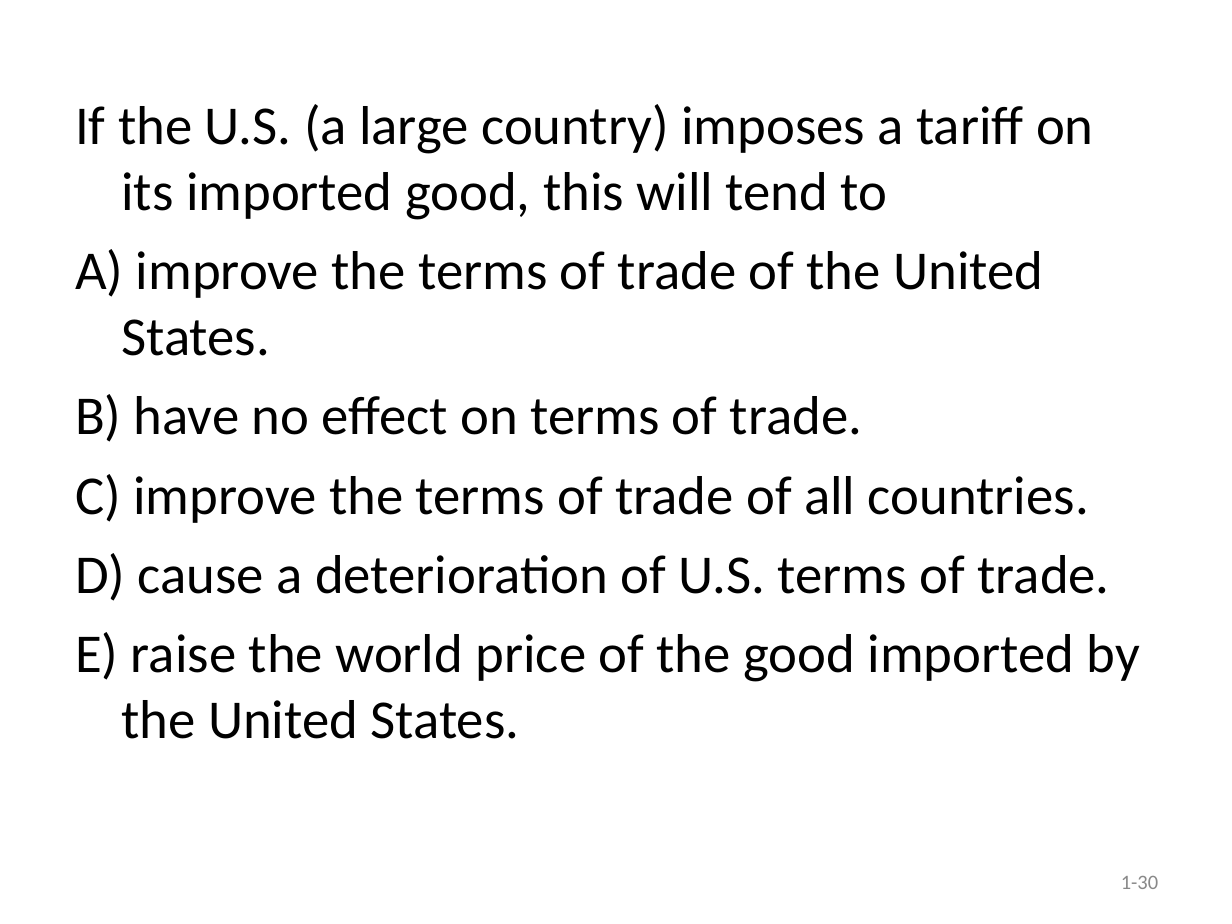
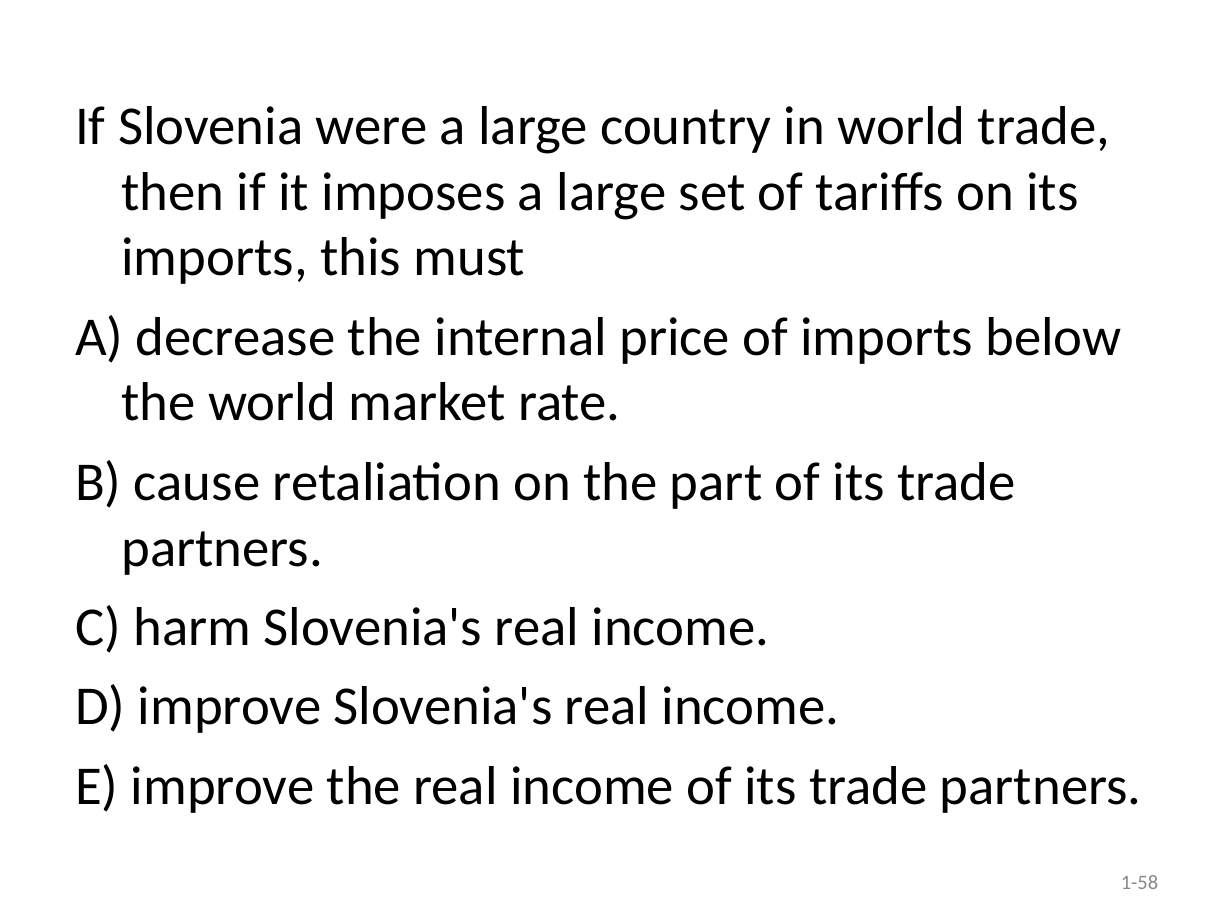
Before and after one commit to hehemin/bayeswhu.github.io, a slide deck: slide 58 of teaching/trade/Quiz1.ppt (slide 30 before the commit). Drawn at 1232x924 pixels with LibreOffice and Linux fonts; fonts in the diff are those of the drawing. Boxes give left, top, right and bottom in pixels: in the first picture for what was removed or moved away, otherwise in the second. Text is boxed around its words. In the diff, an @@ line names an element or a change of style, - is before the commit and + after.

Commit message:
trade

```diff
--- a/teaching/trade/Quiz1.ppt
+++ b/teaching/trade/Quiz1.ppt
@@ text at bbox=[75, 106, 1142, 813]: text changed @@
-If the U.S. (a large country) imposes a tariff on its imported good, this will tend to
-A) improve the terms of trade of the United States.
-B) have no effect on terms of trade.
-C) improve the terms of trade of all countries.
-D) cause a deterioration of U.S. terms of trade.
-E) raise the world price of the good imported by the United States.
+If Slovenia were a large country in world trade, then if it imposes a large set of tariffs on its imports, this must
+A) decrease the internal price of imports below the world market rate.
+B) cause retaliation on the part of its trade partners.
+C) harm Slovenia's real income.
+D) improve Slovenia's real income.
+E) improve the real income of its trade partners.
@@ page number at bbox=[1121, 875, 1158, 889]: text changed @@
-1-30
+1-58
```
Also in this commit, not shown: 28 other slides changed, 30 slides added, 2 slides removed, 2 other files.
